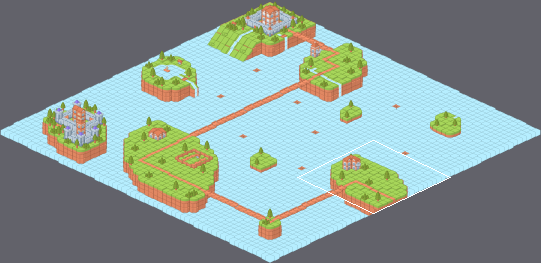
Tiled map, stored at assets/level/Map/islas1.tmx. The picture above shows the old version from afar; the outline marks the close-up.
Close-up. First the earlier version:
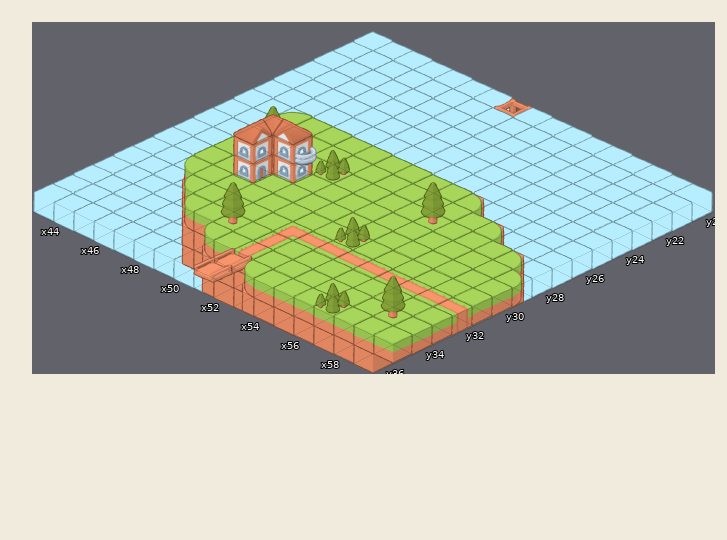
Cells are 232x110 px. Isometric: x runs down to the right, y down to the left. Shown: x 43..59, y 20..36. The commit also changed other parts of the map, which this record leaves out.
And afterwards:
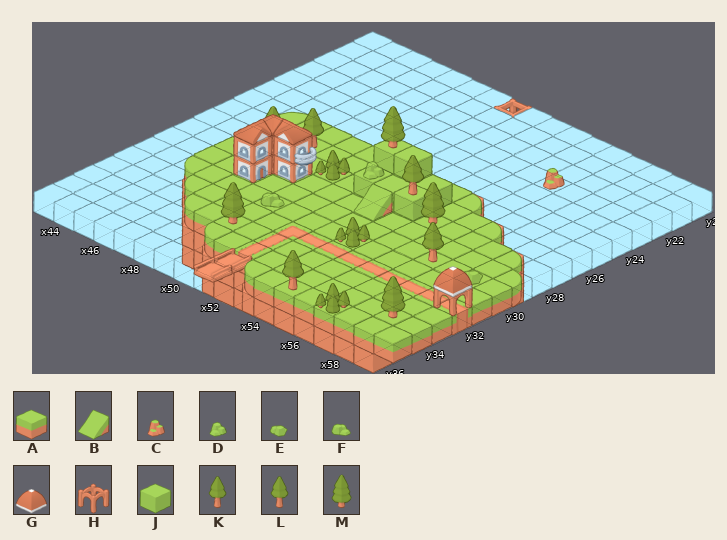
Key: from "Example": A 112 "grass_center_N", B 189 "grass_slope_E", C 216 "rocks_dirt_N", D 220 "rocks_grass_N", E 222 "rocks_grass_S", F 223 "rocks_grass_W", G 284 "roof_roundedBrown_N", H 320 "structure_arch_N", J 504 "grass_block_E", K 572 "tree_pine_E", L 574 "tree_pine_S", M 577 "tree_pineLarge_N".
_ is an empty cell.
What changed:
Layer "CapaSpawn":
y 22: x 54 _ -> C
Layer "3":
y 27: x 49 A -> J
Layer "4":
y 26: x 46 _ -> L; x 50..52 ___ -> JJJ
y 27: x 50..52 ___ -> JJJ
y 29: x 55 _ -> L; x 57 _ -> E
y 30: x 48 _ -> F
y 31: x 58 _ -> H
y 34: x 53 _ -> L
Layer "5":
y 25: x 49..50 __ -> JJ
y 26: x 49 _ -> D; x 51 _ -> K
y 28: x 51 _ -> B
y 30: x 57 _ -> G
Layer "6":
y 24: x 48 _ -> M
Boxes around the changes in both close-ups, in picture pixels (x1, y1, x2, y2):
changed: (260, 106, 483, 316)
added: (543, 167, 565, 190)
